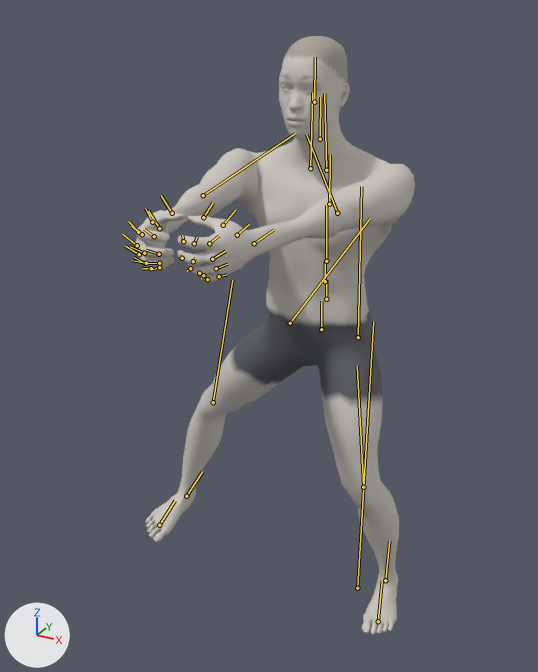
What one commit did to the glTF model exports/side-lunge.glb.
The view is the same before and after, from a camera (50 mm lens) standing at (0.687, -1.871, 1.795) and looking at (-0.217, -0.226, 0.973). Lighting does not change. The marker at lower left points along +X, +Y and +Z. The first picture is the older version. Both versions are drawn at frame 30 of the action 'side-lunge_right'; the numbers are the values there. The bones that change, and the others that lie on the model, are drawn over the model as lines.
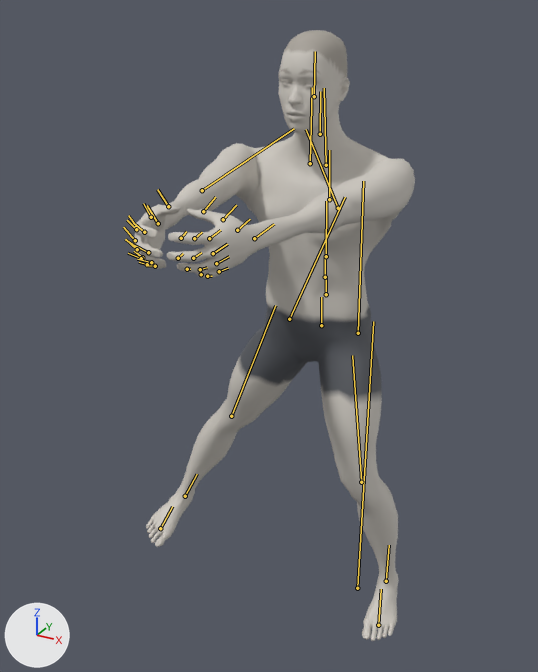
What differs and where, as boxes [x1, y1, x2, y2] in the pictures (538 x 672 px):
'Mesh_0', posed: before [135, 36, 415, 635]; after [133, 30, 415, 641]
bone 'pelvis', root to tip: before (321, 329) to (321, 301); after (321, 325) to (321, 297)
bone 'index_01_l', root to tip: before (209, 243) to (219, 235); after (209, 238) to (220, 230)
bone 'index_02_l', root to tip: before (194, 243) to (197, 237); after (194, 238) to (202, 232)
bone 'middle_01_l', root to tip: before (212, 259) to (225, 251); after (213, 253) to (227, 244)
bone 'middle_02_l', root to tip: before (193, 261) to (195, 258); after (193, 258) to (201, 252)
bone 'pinky_01_l', root to tip: before (219, 276) to (227, 274); after (219, 271) to (228, 268)
bone 'pinky_02_l', root to tip: before (207, 279) to (208, 281); after (207, 276) to (212, 276)
bone 'ring_01_l', root to tip: before (216, 268) to (227, 264); after (216, 263) to (229, 256)
bone 'ring_02_l', root to tip: before (199, 273) to (201, 273); after (200, 269) to (207, 267)
bone 'thumb_03_l', root to tip: before (203, 217) to (213, 202); after (203, 211) to (215, 197)
bone 'index_01_r', root to tip: before (138, 232) to (128, 221); after (136, 226) to (128, 215)
bone 'index_02_r', root to tip: before (142, 234) to (131, 226); after (136, 229) to (127, 220)
bone 'middle_01_r', root to tip: before (137, 245) to (122, 234); after (135, 240) to (123, 227)
bone 'middle_02_r', root to tip: before (144, 253) to (130, 246); after (138, 248) to (125, 239)
bone 'pinky_01_r', root to tip: before (144, 263) to (134, 257); after (142, 257) to (134, 251)
bone 'pinky_02_r', root to tip: before (151, 268) to (142, 268); after (147, 264) to (139, 262)
bone 'ring_01_r', root to tip: before (139, 254) to (125, 246); after (137, 249) to (125, 239)
bone 'ring_02_r', root to tip: before (146, 263) to (132, 260); after (141, 258) to (128, 253)
bone 'thumb_03_r', root to tip: before (172, 213) to (161, 195); after (168, 206) to (157, 189)
bone 'thigh_l', root to tip: before (358, 337) to (361, 186); after (358, 333) to (363, 181)
bone 'calf_l', root to tip: before (363, 487) to (357, 365); after (361, 482) to (352, 355)
bone 'foot_l', root to tip: before (385, 580) to (389, 541); after (386, 581) to (389, 545)
bone 'thigh_r', root to tip: before (290, 323) to (370, 218); after (289, 319) to (345, 197)
bone 'calf_r', root to tip: before (213, 402) to (232, 280); after (231, 416) to (275, 305)
bone 'foot_r', root to tip: before (186, 496) to (202, 471); after (185, 496) to (197, 474)

The edits, one by one:
Bone 'pelvis' (bone_pelvis) moves from (-0.011, -0.062, 0.165) to (-0.011, -0.049, 0.166).
Bone 'index_01_l' (bone_index_01_l) turns from (-10, -16, -11) to (-5, -7, -5) degrees about its own x, y and z.
Bone 'index_02_l' (bone_index_02_l) turns from (-16, -24, -16) to (-10, -13, -10) degrees about its own x, y and z.
Bone 'middle_01_l' (bone_middle_01_l) turns from (-19, -15, -9) to (-10, -8, -6) degrees about its own x, y and z.
Bone 'middle_02_l' (bone_middle_02_l) turns from (-24, -24, -13) to (-16, -14, -9) degrees about its own x, y and z.
Bone 'pinky_01_l' (bone_pinky_01_l) turns from (-30, -12, -6) to (-20, -8, -5) degrees about its own x, y and z.
Bone 'pinky_02_l' (bone_pinky_02_l) turns from (-37, -18, -7) to (-26, -12, -6) degrees about its own x, y and z.
Bone 'ring_01_l' (bone_ring_01_l) turns from (-25, -14, -7) to (-15, -8, -5) degrees about its own x, y and z.
Bone 'ring_02_l' (bone_ring_02_l) turns from (-32, -22, -10) to (-22, -14, -8) degrees about its own x, y and z.
Bone 'thumb_03_l' (bone_thumb_03_l) turns from (-4, -10, -8) to (-3, -6, -5) degrees about its own x, y and z.
Bone 'index_01_r' (bone_index_01_r) turns from (10, 16, -11) to (5, 7, -5) degrees about its own x, y and z.
Bone 'index_02_r' (bone_index_02_r) turns from (16, 24, -16) to (10, 13, -10) degrees about its own x, y and z.
Bone 'middle_01_r' (bone_middle_01_r) turns from (19, 15, -9) to (10, 8, -6) degrees about its own x, y and z.
Bone 'middle_02_r' (bone_middle_02_r) turns from (24, 24, -13) to (16, 14, -9) degrees about its own x, y and z.
Bone 'pinky_01_r' (bone_pinky_01_r) turns from (30, 12, -6) to (20, 8, -5) degrees about its own x, y and z.
Bone 'pinky_02_r' (bone_pinky_02_r) turns from (37, 18, -7) to (26, 12, -6) degrees about its own x, y and z.
Bone 'ring_01_r' (bone_ring_01_r) turns from (25, 14, -7) to (15, 8, -5) degrees about its own x, y and z.
Bone 'ring_02_r' (bone_ring_02_r) turns from (32, 22, -10) to (22, 14, -8) degrees about its own x, y and z.
Bone 'thumb_03_r' (bone_thumb_03_r) turns from (4, 10, -8) to (3, 6, -5) degrees about its own x, y and z.
Bone 'thigh_l' (bone_thigh_l) turns from (9, 4, 22) to (7, 5, 20) degrees about its own x, y and z.
Bone 'calf_l' (bone_calf_l) turns from (-6, 3, -34) to (-3, 3, -29) degrees about its own x, y and z.
Bone 'foot_l' (bone_foot_l) turns from (-2, -1, 24) to (-3, 0, 12) degrees about its own x, y and z.
Bone 'thigh_r' (bone_thigh_r) turns from (-34, -1, 3) to (-24, 4, 0) degrees about its own x, y and z.
Bone 'calf_r' (bone_calf_r) turns from (23, 0, 1) to (2, 0, 2) degrees about its own x, y and z.
Bone 'foot_r' (bone_foot_r) turns from (-18, 3, 2) to (-7, 1, -6) degrees about its own x, y and z.
